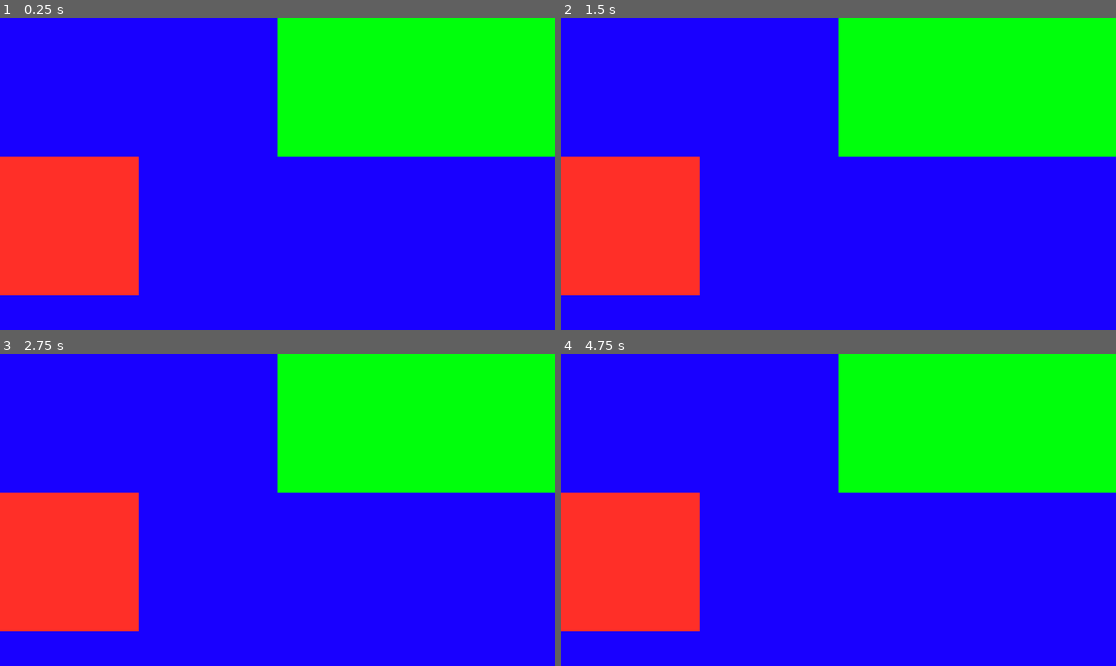
Above: before the commit, frames 1-4 (two rows, left to right).
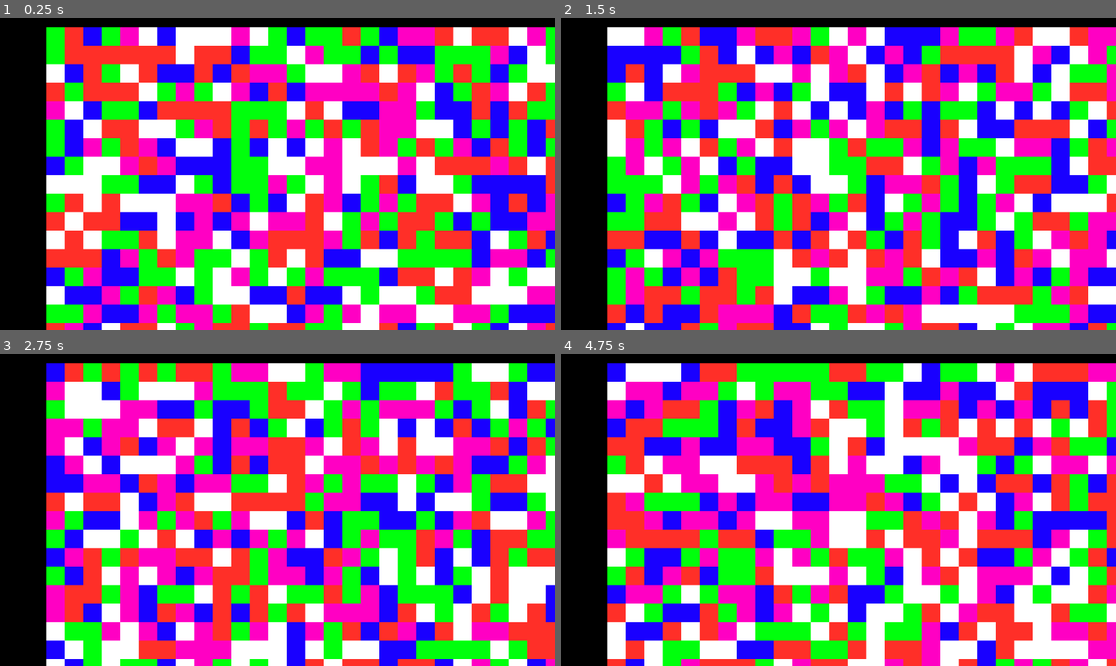
Above: after the commit, the same moments.

Repository: mart368b/PixelGame
Game: Godot game, scene res://scenes/main.tscn
Same seed, same stepped clock (60 frames per second), same inputs: the game is played once before the commit and once after it.
Inputs:
- Up to frame 1 (0.25 s): no input
- Up to frame 2 (1.5 s): no input
- Up to frame 3 (2.75 s): no input
- Up to frame 4 (4.75 s): no input

The runs differ from the first frame. In frame 1, 82% of the frame differs, in the area x 0-100%, y 0-100%; in frame 2, 83%; in frame 3, 82%; in frame 4, 85%.
Error before the commit: Trying to assign an array of type "Array" to a variable of type "Array[int]". (res://scripts/TileLogic.gd:25)

Commit message:
made the shader show a movable table

Diff:
--- a/resources/tile_index.json
+++ b/resources/tile_index.json
@@ -1,3 +1,7 @@
 {
-	"air": 0
+	"air": 3,
+	"water": 1,
+	"grass": 2,
+	"none": 0,
+	"lava": 4
 }
--- a/scenes/main.tscn
+++ b/scenes/main.tscn
@@ -7,9 +7,10 @@
 
 [sub_resource type="ShaderMaterial" id="ShaderMaterial_v2lfg"]
 shader = ExtResource("1_o5qli")
-shader_parameter/CONTENT = PackedInt32Array(1, 1, 2, 2, 4, 1, 1, 1, 1, 1, 1, 1, 0, 0, 1, 0, 0, 0, 0, 0, 0, 0, 0, 0, 0, 0, 0, 0, 0, 0, 0, 0, 0, 0, 0, 0, 0, 0, 0, 0, 0, 0, 0, 0, 0, 0, 0, 0, 0, 0, 0, 0, 0, 0, 0, 0, 0, 0, 0, 0, 0, 0, 0, 0)
-shader_parameter/OFFSET = Vector2(0, 0)
-shader_parameter/TILES_PER_SCREEN = 4.0
+shader_parameter/CONTENT = PackedInt32Array(1, 0, 1, 2, 3, 4, 3, 4, 2, 1, 1, 1, 0, 0, 1, 0)
+shader_parameter/TILE_GRID_OFFSET = Vector2(64, 0)
+shader_parameter/TILE_GRID_SIZE = Vector2i(30, 30)
+shader_parameter/TILE_PIXEL_WIDTH = 32.0
 shader_parameter/TILE_TYPES = ExtResource("3_jyhfs")
 shader_parameter/TILE_TYPES_PIXEL_PR_TILE = 16
 
@@ -28,11 +29,13 @@
 grow_horizontal = 2
 grow_vertical = 2
 script = ExtResource("3_sugp2")
-shader_tiles_per_screen = 4.0
+tile_grid_offset = Vector2(64, 0)
+tile_grid_size = Vector2i(30, 30)
+tile_pixel_width = 32.0
+tile_types = ExtResource("3_jyhfs")
 tile_types_pixel_pr_tile = 16
-tile_types = ExtResource("3_jyhfs")
 tile_type_config_path = "res://resources/tile_index.json"
-content = PackedInt32Array(1, 1, 2, 2, 4, 1, 1, 1, 1, 1, 1, 1, 0, 0, 1, 0, 0, 0, 0, 0, 0, 0, 0, 0, 0, 0, 0, 0, 0, 0, 0, 0, 0, 0, 0, 0, 0, 0, 0, 0, 0, 0, 0, 0, 0, 0, 0, 0, 0, 0, 0, 0, 0, 0, 0, 0, 0, 0, 0, 0, 0, 0, 0, 0)
+content = PackedInt32Array(1, 0, 1, 2, 3, 4, 3, 4, 2, 1, 1, 1, 0, 0, 1, 0)
 
 [node name="TileLogic" type="Node" parent="Camera2D/TileViewer" node_paths=PackedStringArray("tile_renderer")]
 script = ExtResource("4_jyhfs")
--- a/scripts/TileLogic.gd
+++ b/scripts/TileLogic.gd
@@ -7,29 +7,46 @@
 var map: Array[int] = []
 
 func _ready() -> void:
-	_map_size = Vector2(tile_renderer.shader_tiles_per_screen, tile_renderer.shader_tiles_per_screen)
-	map.resize(tile_renderer.shader_tiles_per_screen * tile_renderer.shader_tiles_per_screen)
+	_map_size = tile_renderer.tile_grid_size
+	map.resize(tile_renderer.tile_grid_size.x * tile_renderer.tile_grid_size.y)
 	map.fill(tile_renderer.get_tile_type("air"))
 
 func get_tile(map: Array[int], cord: Vector2i) -> int:
 	var index = cord.x % _map_size.x + cord.y * _map_size.y
 	return map[index]
 
-func calculate_move(old_map: Array[int], new_map: Array[int]):
-	var a = old_map[1]
-	var b = a + 'a'
-	return
+func set_tile(map: Array[int], cord: Vector2i, value: int):
+	var index = cord.x % _map_size.x + cord.y * _map_size.y
+	map[index] = value
 
-func _physics_process(delta: float) -> void:
+func get_random_tile_type() -> int:
+	var dict = tile_renderer.tile_type_configuration
+	var random_key = dict.keys().pick_random()
+	return dict[random_key] as int
 
-	var new_map: Array[int] = Array()
+func calculate_move(old_map: Array[int], new_map: Array[int], cord: Vector2i):
+	set_tile(new_map, cord, get_random_tile_type())
+
+func run_physics_tick():
+	var new_map: Array[int] = []
 	new_map.resize(_map_size.x * _map_size.y)
 	new_map.fill(tile_renderer.get_tile_type("air"))
 
 	for x in range(0, _map_size.x):
 		for y in range(0, _map_size.y):
-			calculate_move(map, new_map)
+			calculate_move(map, new_map, Vector2i(x, y))
 
 	map = new_map
 
-	tile_renderer.content = map as PackedInt32Array
+var _time_between_updates: float = 1.0 / 10.0
+var _time_to_next_update: float = _time_between_updates
+func _physics_process(delta: float) -> void:
+	var has_updated = false
+	_time_to_next_update = _time_to_next_update - delta
+	while _time_to_next_update < 0.0:
+		has_updated = true
+		_time_to_next_update = _time_to_next_update + _time_between_updates
+		run_physics_tick()
+
+	if has_updated:
+		tile_renderer.content = map as PackedInt32Array
--- a/scripts/TileViewer.gd
+++ b/scripts/TileViewer.gd
@@ -2,27 +2,25 @@
 
 ## Suposee to movee the tiles shown but doesnt look to work
 @export
-var shader_offset: Vector2:
+var tile_grid_offset: Vector2:
 	get:
-		return 	self.material.get_shader_parameter("OFFSET")
+		return 	self.material.get_shader_parameter("TILE_GRID_OFFSET")
 	set(value):
-		self.material.set_shader_parameter("OFFSET", value)
+		self.material.set_shader_parameter("TILE_GRID_OFFSET", value)
 
-## Number of tiles along the x axis on the screen
-@export_range(1.0, 4000.0)
-var shader_tiles_per_screen: float:
+@export
+var tile_grid_size: Vector2i:
 	get:
-		return 	self.material.get_shader_parameter("TILES_PER_SCREEN")
+		return 	self.material.get_shader_parameter("TILE_GRID_SIZE")
 	set(value):
-		self.material.set_shader_parameter("TILES_PER_SCREEN", value)
+		self.material.set_shader_parameter("TILE_GRID_SIZE", value)
 
-## Width of each area in the tile_type image
 @export
-var tile_types_pixel_pr_tile: int:
+var tile_pixel_width: float:
 	get:
-		return 	self.material.get_shader_parameter("TILE_TYPES_PIXEL_PR_TILE")
+		return 	self.material.get_shader_parameter("TILE_PIXEL_WIDTH")
 	set(value):
-		self.material.set_shader_parameter("TILE_TYPES_PIXEL_PR_TILE", value)
+		self.material.set_shader_parameter("TILE_PIXEL_WIDTH", value)
 
 ## Image storing the color of diffferent tile_types
 @export
@@ -32,10 +30,17 @@
 	set(value):
 		self.material.set_shader_parameter("TILE_TYPES", value)
 
-var tile_type_configuration: Dictionary = {}
+@export
+var tile_types_pixel_pr_tile: int:
+	get:
+		return 	self.material.get_shader_parameter("TILE_TYPES_PIXEL_PR_TILE")
+	set(value):
+		self.material.set_shader_parameter("TILE_TYPES_PIXEL_PR_TILE", value)
 
 ## Internal variable to save the current path to tile_type configuration json
 var _tile_type_config_path
+## Contianer for the loaded tile type configuration
+var tile_type_configuration: Dictionary = {}
 ## Path to tile type configuration file (*.json)
 ## This will fail and leave the configuration empty
 ## if the file is not avaiable or the format is not correct
--- a/scripts/TileViewerTool.gd
+++ b/scripts/TileViewerTool.gd
@@ -4,8 +4,9 @@
 func _init() -> void:
 	# Tell update shader in editor to show values
 	if Engine.is_editor_hint():
-		shader_offset = shader_offset
-		shader_tiles_per_screen = shader_tiles_per_screen
+		tile_grid_offset = tile_grid_offset
+		tile_grid_size = tile_grid_size
+		tile_pixel_width = tile_pixel_width
 		tile_types = tile_types
 		tile_types_pixel_pr_tile = tile_types_pixel_pr_tile
 		content = content
--- a/shaders/screen.gdshader
+++ b/shaders/screen.gdshader
@@ -5,9 +5,9 @@
 // The buffer stores the tiles flattened so its size can be independant of the
 // actual size of the viewed tiles
 uniform int CONTENT[1000];
-uniform vec2 OFFSET;
-// How many tiles should be show on the x axis
-uniform float TILES_PER_SCREEN;
+uniform vec2 TILE_GRID_OFFSET;
+uniform ivec2 TILE_GRID_SIZE;
+uniform float TILE_PIXEL_WIDTH;
 // Image of the differnet colors used for the tile_types
 uniform sampler2D TILE_TYPES;
 // how wide and tall is each color sampple in the TILE_TYPES image
@@ -36,19 +36,25 @@
 	vec2 screen_size = 1.0 / SCREEN_PIXEL_SIZE;
 	// Get screen aspect ratio
 	float aspect_ratio = screen_size.y / screen_size.x;
-	vec2 offset_uv = SCREEN_UV + OFFSET;
-	// Make the each of the tiles actual squares
-	vec2 norm_index = floor(offset_uv * vec2(1.0, aspect_ratio)  * TILES_PER_SCREEN) / TILES_PER_SCREEN;
-	// Find the x and y index of the current tile
-	vec2 index_screen = norm_index * vec2(float(TILES_PER_SCREEN), float(TILES_PER_SCREEN));
-	// Find index into content buffer
-	float index_content = index_screen.x + index_screen.y * TILES_PER_SCREEN;
-	// Find tile_type
-	int tile_type = CONTENT[int(index_content)];
-	// Convert tile_type to a color
-	vec4 tile_color = get_tile_color(tile_type);
-	// Export the final color
-	COLOR = tile_color;
+	vec2 square_uv = SCREEN_UV - TILE_GRID_OFFSET / screen_size - vec2(TILE_PIXEL_WIDTH)/screen_size/2.0;
+	vec2 grid_size = vec2(TILE_GRID_SIZE) * TILE_PIXEL_WIDTH;
+	vec2 screen_placement = square_uv * screen_size;
+
+	if (square_uv.x < 0.0 || square_uv.y < 0.0 || screen_placement.x > grid_size.x || screen_placement.y > grid_size.y) {
+		COLOR = vec4(0.0, 0.0, 0.0, 1.0);
+	} else {
+		vec2 grid_placement = screen_placement / grid_size;
+		vec2 grid_uv = ceil(grid_placement * vec2(TILE_GRID_SIZE)) / vec2(TILE_GRID_SIZE);
+		vec2 grid_index = grid_uv * vec2(TILE_GRID_SIZE);
+		// Find index into content buffer
+		float index_content = grid_index.x + grid_index.y * float(TILE_GRID_SIZE.x);
+		// Find tile_type
+		int tile_type = CONTENT[int(index_content)];
+		// Convert tile_type to a color
+		vec4 tile_color = get_tile_color(tile_type);
+		// Export the final color
+		COLOR = tile_color;
+	}
 }
 
 //void light() {
